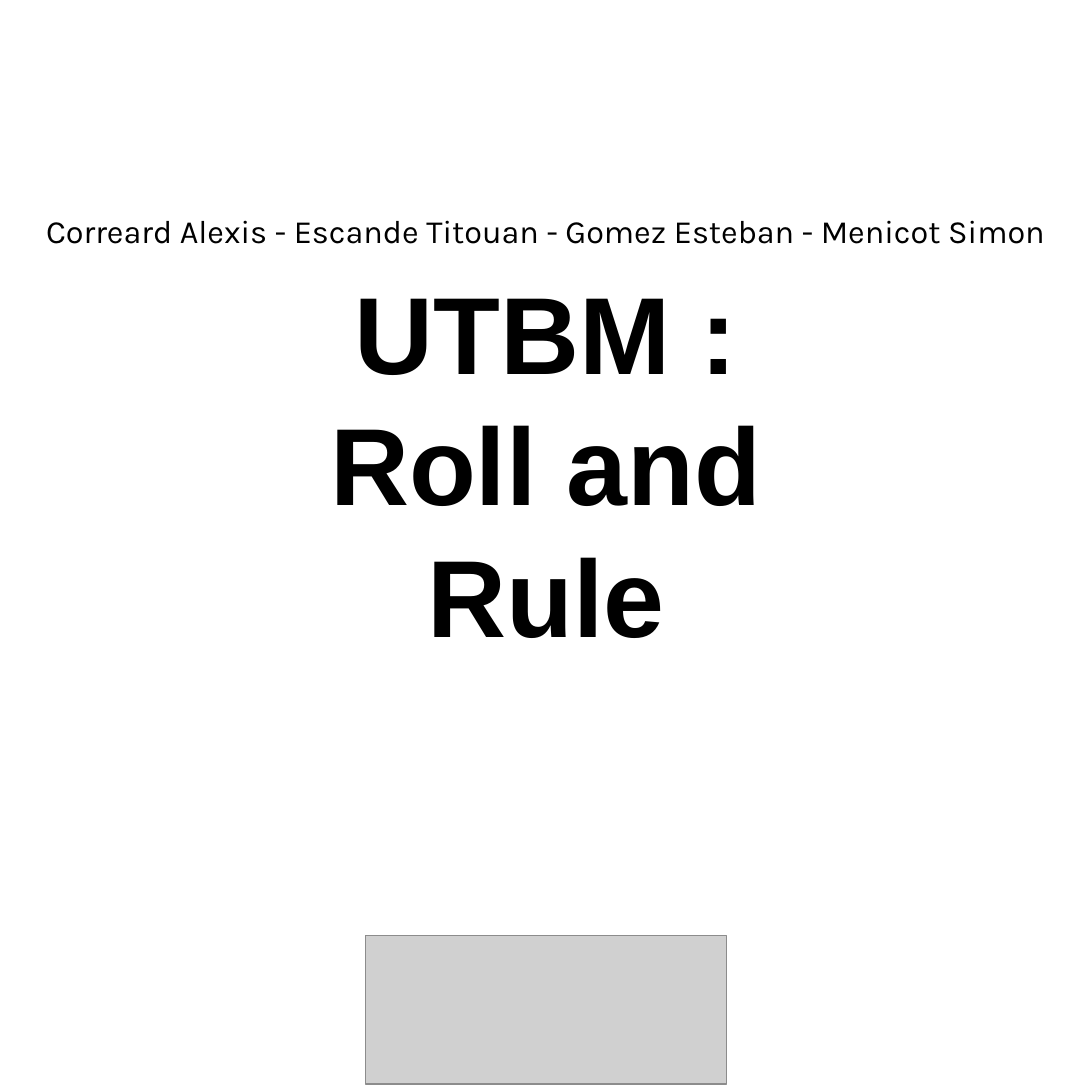
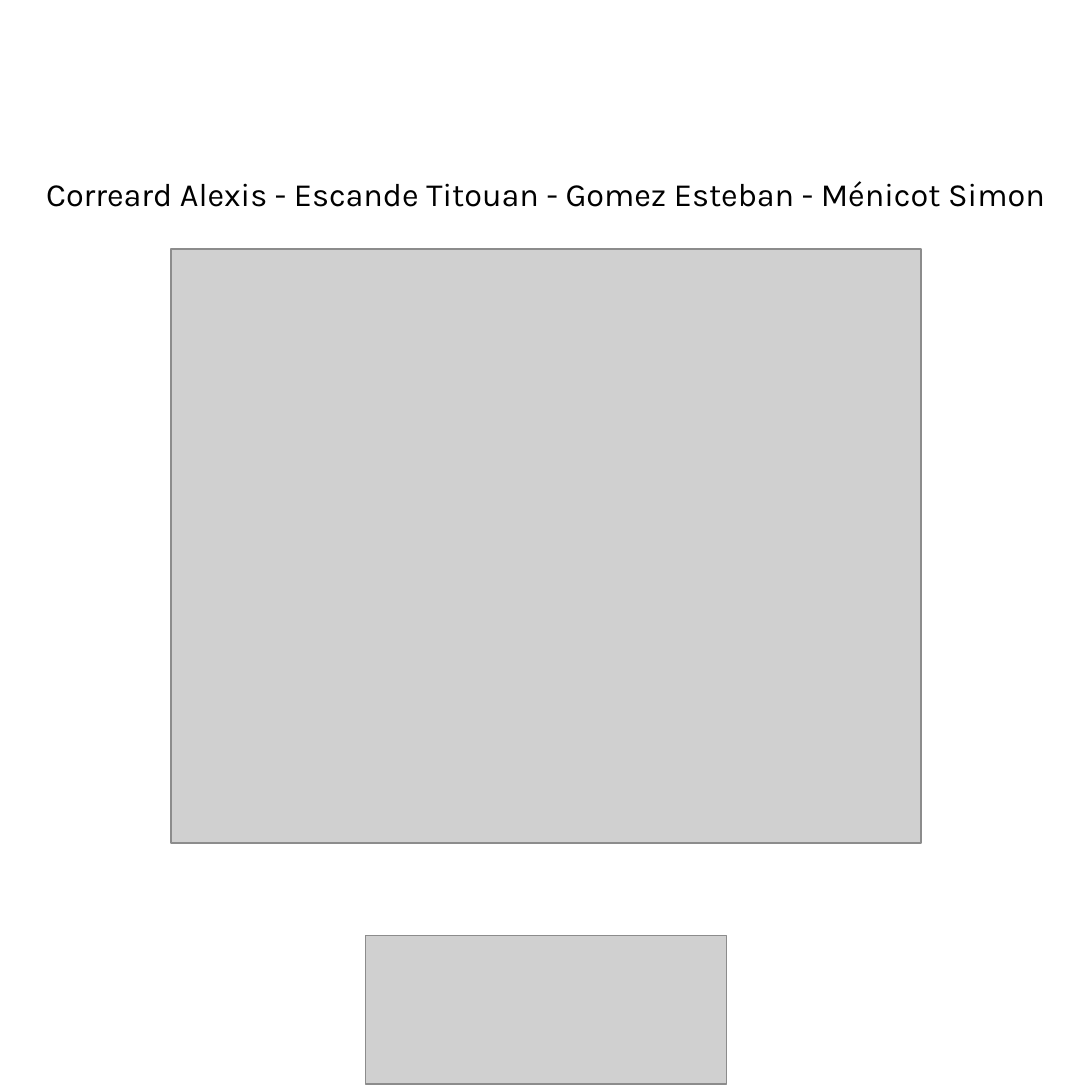
Before and after one commit to SimonMenicot/ProjetAP4B, a slide deck: slide 1 of Règles/UTBM - Roll and Rule.pptx. Drawn at 1092x1092 pixels with LibreOffice and Linux fonts; fonts in the diff are those of the drawing; grey boxes stand for pictures. Boxes give left, top, right and bottom in pixels: in the first picture for what was removed or moved away, otherwise in the second. Text is boxed around its words. In the diff, an @@ line names an element or a change of style, - is before the commit and + after.

```diff
--- a/Règles/UTBM - Roll and Rule.pptx
+++ b/Règles/UTBM - Roll and Rule.pptx
@@ text at [46,181,1045,207]: text changed @@
-Correard Alexis - Escande Titouan - Gomez Esteban - Menicot Simon
+Correard Alexis - Escande Titouan - Gomez Esteban - Ménicot Simon
@@ picture added at [171,250,921,844] @@
@@ text removed at [330,298,761,638] @@
-UTBM :
-Roll and Rule
```
Also in this commit, not shown: 9 other slides changed, 1 slide added, 1 slide removed.
